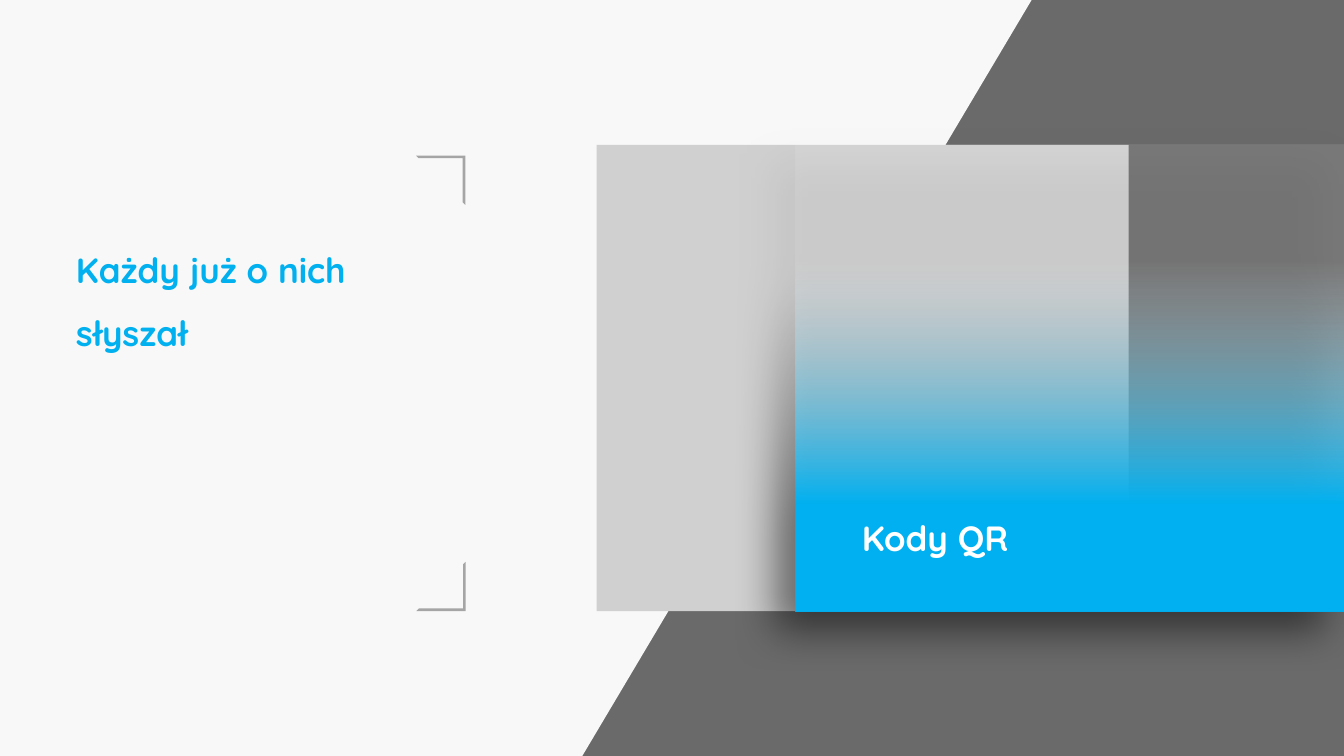
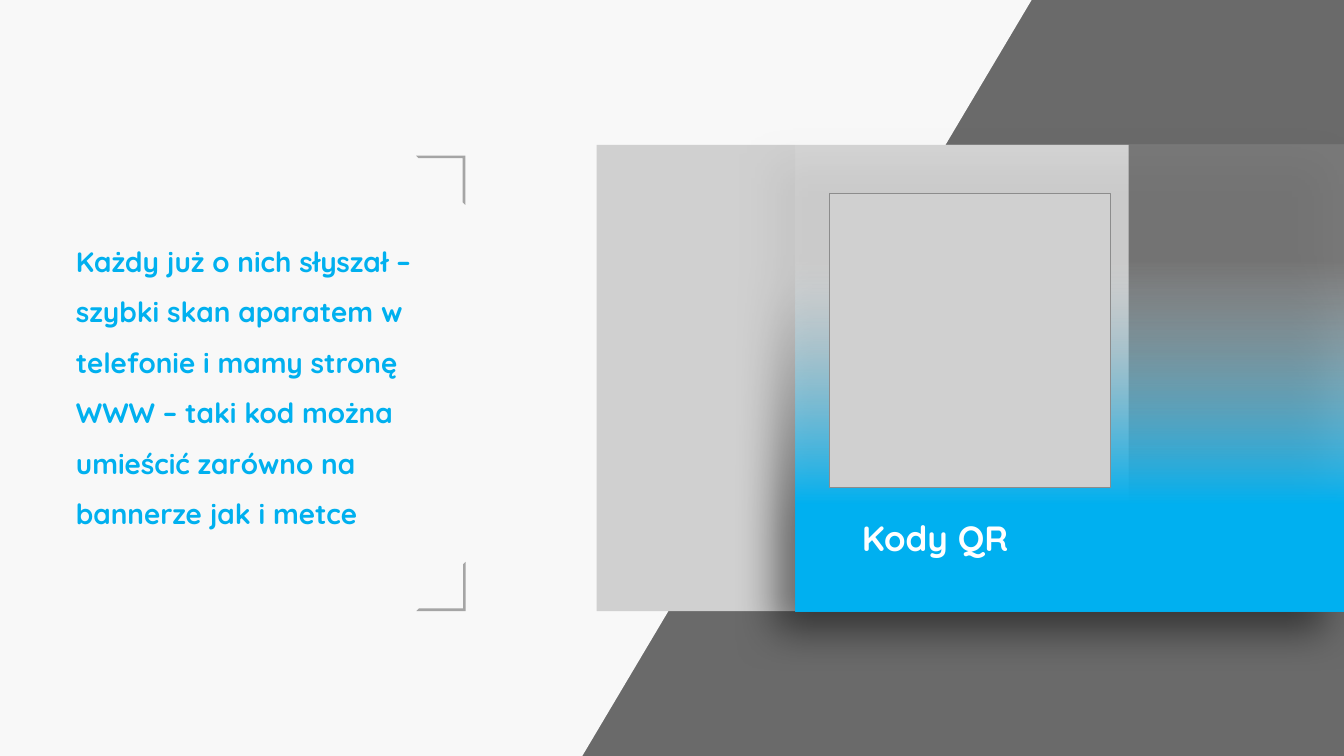
Before and after one commit to chotkos/SPFX_QRCodes, a slide deck: slide 4 of pptx/SPFX - QR Codes in SharePoint.pptx. Drawn at 1344x756 pixels with LibreOffice and Linux fonts; fonts in the diff are those of the drawing; grey boxes stand for pictures. Boxes give left, top, right and bottom in pixels: in the first picture for what was removed or moved away, otherwise in the second. Text is boxed around its words. In the diff, an @@ line names an element or a change of style, - is before the commit and + after.

Commit message:
pptx

```diff
--- a/pptx/SPFX - QR Codes in SharePoint.pptx
+++ b/pptx/SPFX - QR Codes in SharePoint.pptx
@@ picture added at (829,193,1110,487) @@
@@ text at (76,251,403,530): text changed; size 50 to 40 pt @@
-Każdy już o nich słyszał
+Każdy już o nich słyszał – szybki skan aparatem w telefonie i mamy stronę WWW – taki kod można umieścić zarówno na bannerze jak i metce
```
Also in this commit, not shown: 3 other slides changed, 5 slides added, 9 slides removed.
